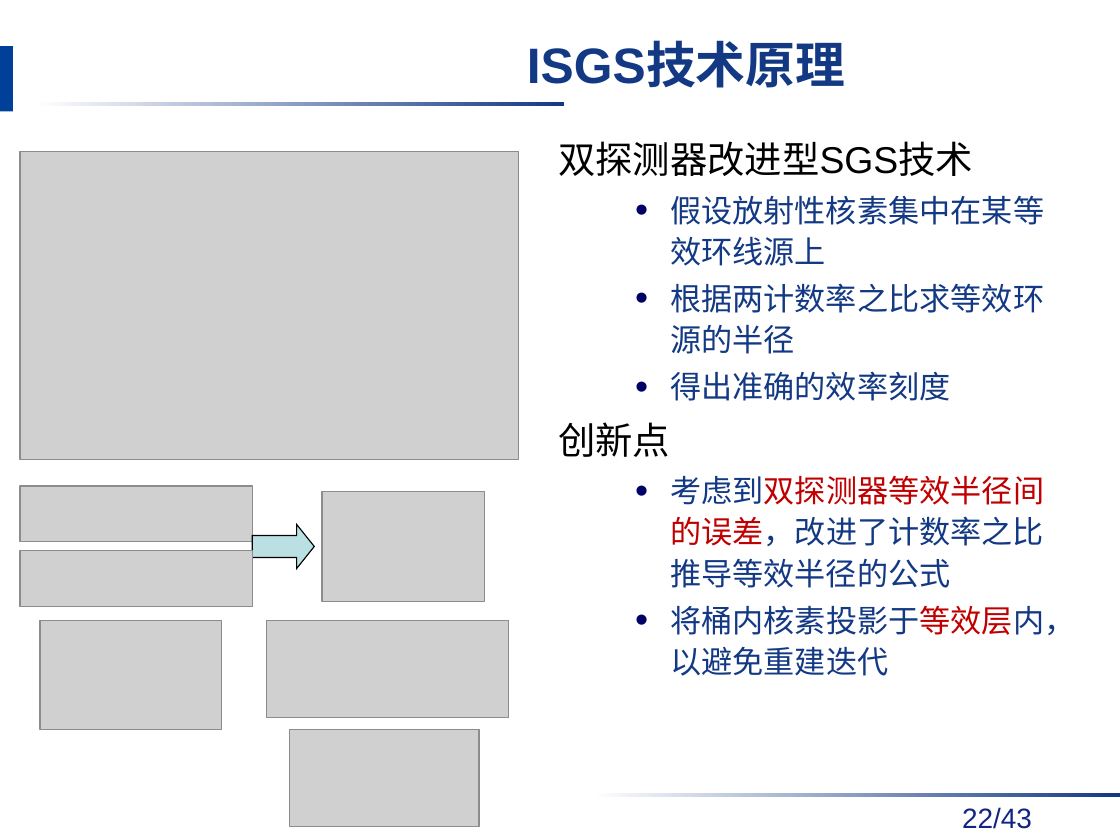
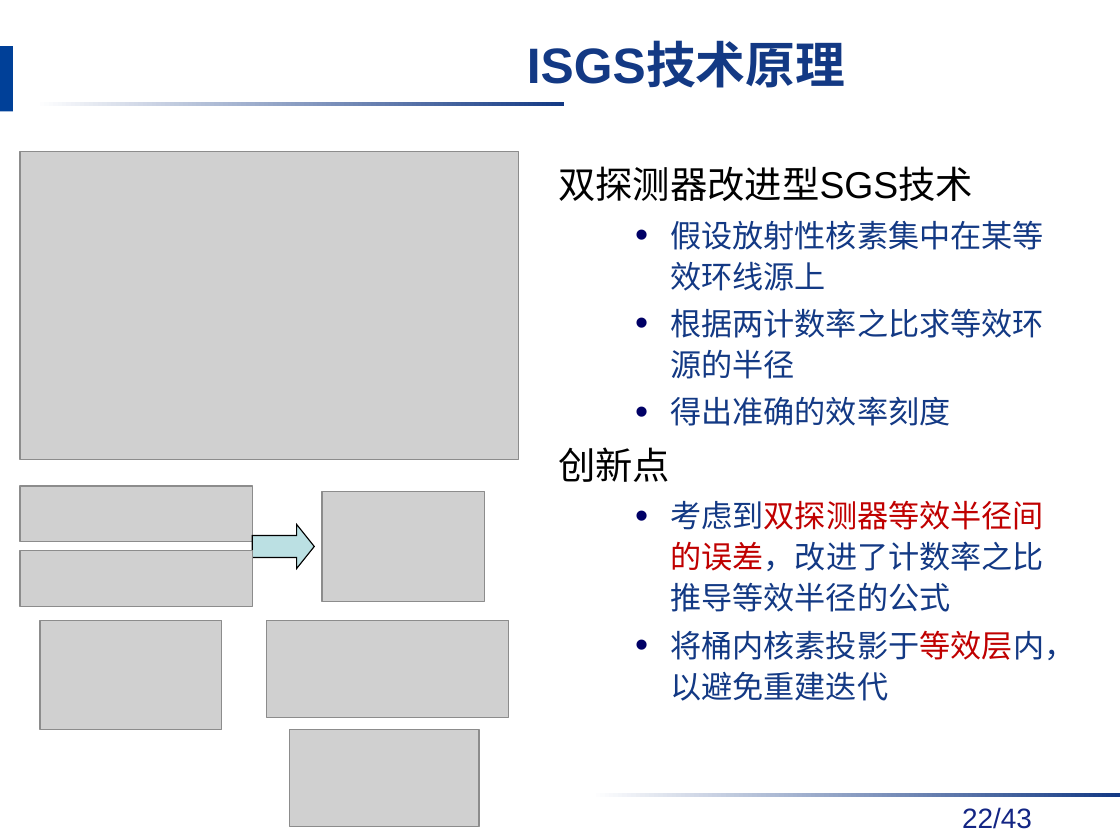
Before and after one commit to danxibao/NDAPapers, a slide deck: slide 22 of 答辩/毕业答辩报告v2-饶开源.pptx. Drawn at 1120x840 pixels with LibreOffice and Linux fonts; fonts in the diff are those of the drawing; grey boxes stand for pictures; background and template pictures are left out. Boxes give left, top, right and bottom in pixels: in the first picture for what was removed or moved away, otherwise in the second. Text is boxed around its words. In the diff, an @@ line names an element or a change of style, - is before the commit and + after.

```diff
--- a/答辩/毕业答辩报告v2-饶开源.pptx
+++ b/答辩/毕业答辩报告v2-饶开源.pptx
@@ text "双探测器改进型SGS技术": place and size @@
-text "双探测器改进型SGS技术" at bbox=[558, 141, 1075, 676]
+text "双探测器改进型SGS技术" at bbox=[558, 166, 1075, 701]
```
Also in this commit, not shown: 7 other slides changed, 1 other file.
